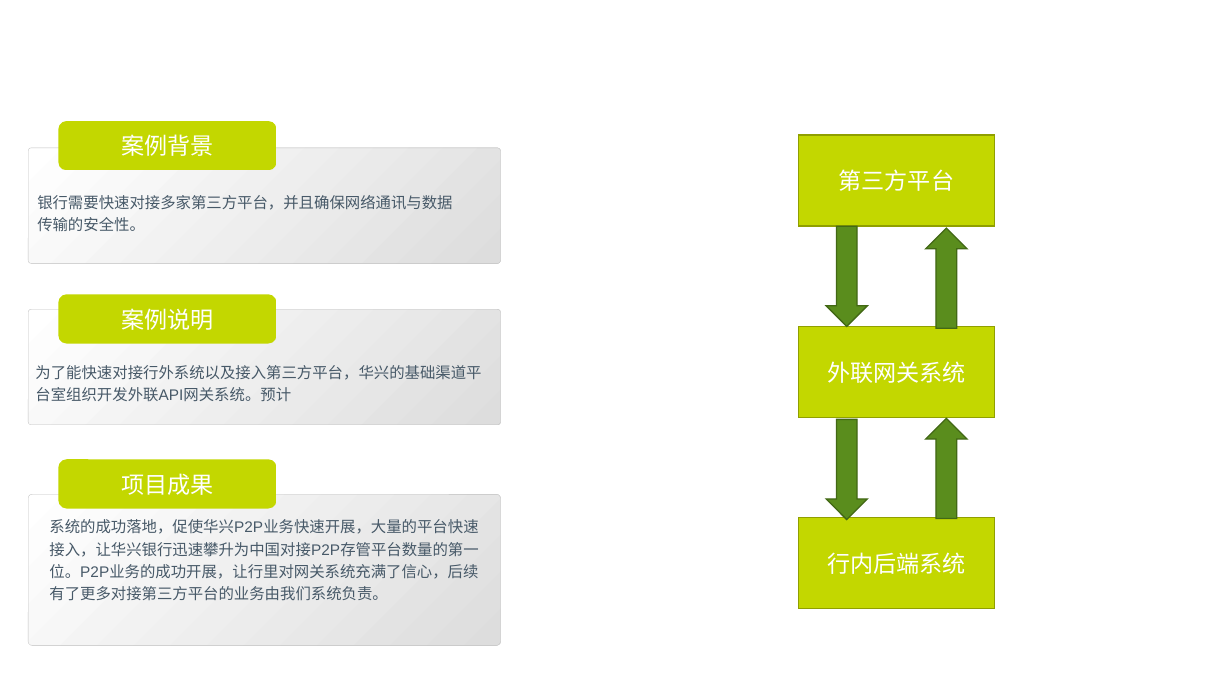
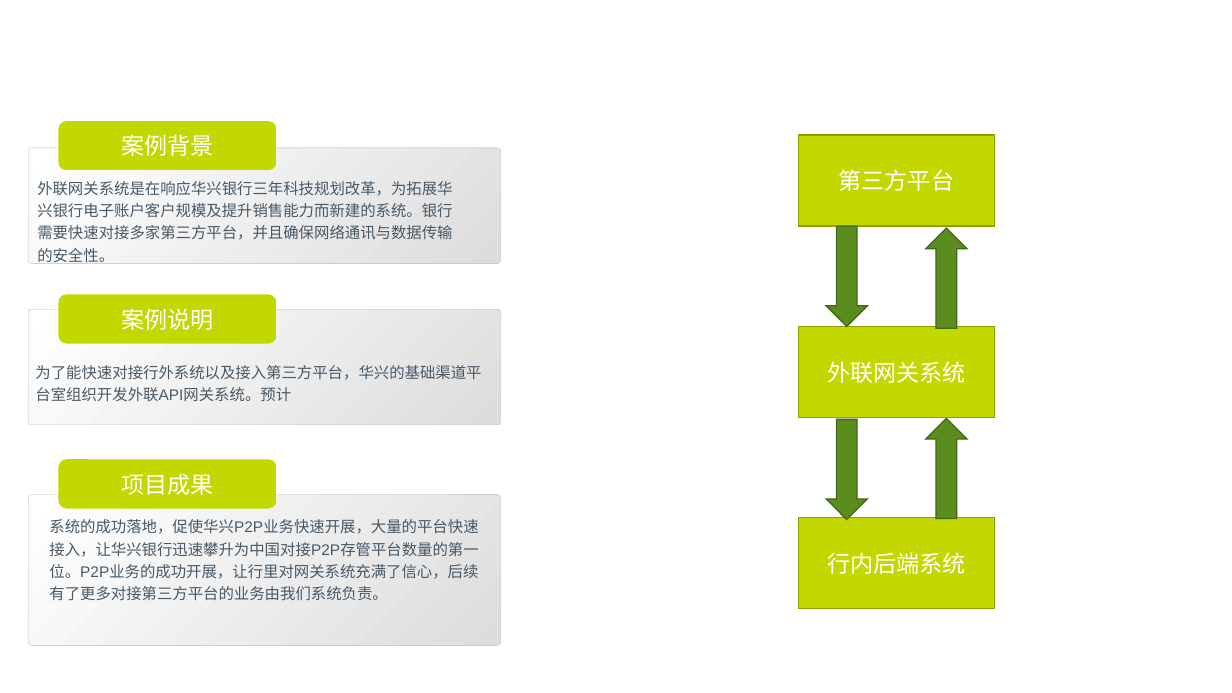
Before and after one commit to z467247132/level_up, a slide deck: slide 2 of 03案例分享/项目案例.pptx. Drawn at 1232x693 pixels with LibreOffice and Linux fonts; fonts in the diff are those of the drawing; background and template pictures are left out. Boxes give left, top, right and bottom in pixels: in the first picture for what was removed or moved away, otherwise in the second. Text is boxed around its words. In the diff, an @@ line names an element or a change of style, - is before the commit and + after.

```diff
--- a/03案例分享/项目案例.pptx
+++ b/03案例分享/项目案例.pptx
@@ text at bbox=[37, 181, 452, 262]: text changed @@
-银行需要快速对接多家第三方平台，并且确保网络通讯与数据传输的安全性。
+外联网关系统是在响应华兴银行三年科技规划改革，为拓展华兴银行电子账户客户规模及提升销售能力而新建的系统。银行需要快速对接多家第三方平台，并且确保网络通讯与数据传输的安全性。
```
Also in this commit, not shown: 1 other slide changed, 4 other files.
